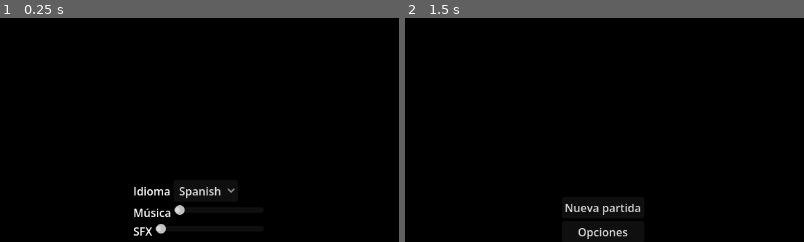
Above: before the commit, frames 1-2 (left to right).
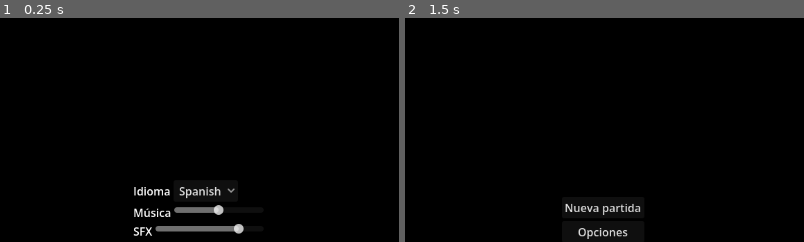
Above: after the commit, the same moments.

Repository: jordicompanym/20gc-02-breakout
Game: Godot game, scene res://escenas/pantallas/pantalla_opciones.tscn
Same seed, same stepped clock (60 frames per second), same inputs: the game is played once before the commit and once after it. This scene is started directly instead of the project's main scene.
Inputs (mouse positions are % of the whole screen's width and height, from its top left):
- Up to frame 1 (0.25 s): no input
- Up to frame 2 (1.5 s): click (56, 54) at 0.5 s; click "Volver" at 1.25 s
The pictures show only the part of the screen within x 25-75%, y 2-52%; the shares and areas given below are measured in that part.

The runs differ from the first frame. In frame 1, 1.0% of the frame differs, in the area x 39-62%, y 83-97%; in frame 2, nothing differs.

Commit message:
reorganizados los scripts de autoload, ahora existen 2 scripts, uno que se encarga del game state, y otro que se encarga de la gestión de la configuración, este último es reciclable entre proyectos

Diff:
--- a/configuraciones/configuracion.cfg
+++ b/configuraciones/configuracion.cfg
@@ -3,8 +3,8 @@
 dificultad=1
 
 [audio]
-volumen_musica=0.8
-volumen_sfx=1.0
+volumen_musica=50
+volumen_sfx=75
 
 [video]
 pantalla_completa=false
--- a/escenas/botones/nueva_partida.gd
+++ b/escenas/botones/nueva_partida.gd
@@ -1,4 +1,4 @@
 extends Button
 
 func _on_pressed() -> void:
-	Gamestate.nueva_partida()
+	EstadoJuego.nueva_partida()
--- a/escenas/botones/opciones.gd
+++ b/escenas/botones/opciones.gd
@@ -1,4 +1,4 @@
 extends Button
 
 func _on_pressed() -> void:
-	Gamestate.abrir_opciones()
+	EstadoJuego.abrir_opciones()
--- a/escenas/botones/salir.gd
+++ b/escenas/botones/salir.gd
@@ -1,4 +1,4 @@
 extends Button
 
 func _on_pressed() -> void:
-	Gamestate.salir()
+	EstadoJuego.salir()
--- a/escenas/pantallas/pantalla_opciones.gd
+++ b/escenas/pantallas/pantalla_opciones.gd
@@ -1,66 +1,41 @@
 extends Control
 
-var _idiomas : Array
-var _idioma_actual : String
-var _vol_musica_actual : float
-var _vol_sfx_actual : float
-var _pantalla_completa_actual : bool
-var _nuevo_idioma : String
-var _nueva_dificultad : int
-var _nuevo_vol_musica : float
-var _nuevo_vol_sfx : float
-var _nuevo_pantalla_completa : bool
-
-
 func _ready() -> void:
-	_recuperar_configuracion()
 	_rellenar_controles()
 
-func _recuperar_configuracion():
-	## rellenar combo idiomas
-	_idiomas = Gamestate.lista_idiomas_disponibles()
-	_idioma_actual = Gamestate.idioma_cfg()
-	_vol_musica_actual = Gamestate.volumen_musica_cfg()
-	_vol_sfx_actual = Gamestate.volumen_sfx_cfg()
-	_pantalla_completa_actual = Gamestate.pantalla_completa_cfg()
+func _rellenar_controles() -> void:
+	var _idioma = Configuracion.cfg_actual.get_value("juego","idioma","es")
+	var _dificultad = Configuracion.cfg_actual.get_value("juego","dificultad",2)
+	var _vol_musica = Configuracion.cfg_actual.get_value("audio","volumen_musica",100)
+	var _vol_sfx = Configuracion.cfg_actual.get_value("audio","volumen_sfx",100)
+	var _pantalla_completa = Configuracion.cfg_actual.get_value("video","pantalla_completa",false)
+	for idioma in Configuracion.lista_idiomas_disponibles():
+		print_debug("Idioma: %s" % idioma)
+		$ColorRect/CenterContainer/VBoxContainer/HBoxContainer/select_idioma.add_item(idioma["nombre"], idioma["id"])
+		if idioma["codigo"] == _idioma:
+			$ColorRect/CenterContainer/VBoxContainer/HBoxContainer/select_idioma.select(idioma["id"])
+	$ColorRect/CenterContainer/VBoxContainer/HBoxContainer3/vol_musica.value = _vol_musica
+	$ColorRect/CenterContainer/VBoxContainer/HBoxContainer4/vol_sfx.value = _vol_sfx
+	$ColorRect/CenterContainer/VBoxContainer/HBoxContainer2/select_pantalla_completa.button_pressed = _pantalla_completa
 
-func _rellenar_controles():
-	for idioma in _idiomas:
-		print_debug(idioma)
-		print_debug(_idioma_actual)
-		$ColorRect/CenterContainer/VBoxContainer/HBoxContainer/select_idioma.add_item(idioma["nombre"], idioma["id"])
-		if idioma["codigo"] == _idioma_actual:
-			$ColorRect/CenterContainer/VBoxContainer/HBoxContainer/select_idioma.select(idioma["id"])
-	$ColorRect/CenterContainer/VBoxContainer/HBoxContainer3/vol_musica.value = _vol_musica_actual
-	$ColorRect/CenterContainer/VBoxContainer/HBoxContainer4/vol_sfx.value = _vol_sfx_actual
-	$ColorRect/CenterContainer/VBoxContainer/HBoxContainer2/select_pantalla_completa.button_pressed = _pantalla_completa_actual
-
-func _cambiado_idioma(index : int):
-	## guardar idioma seleccionado
-	for idioma in _idiomas:
+func _cambiado_idioma(index : int) -> void:
+	for idioma in Configuracion.lista_idiomas_disponibles():
 		var id = idioma["id"]
 		if id == index:
-			_nuevo_idioma = idioma["codigo"]
+			Configuracion.actualizar_cfg("juego", "idioma", idioma["codigo"])
 
-func _cambiada_vol_musica(nuevo : float):
-	_nuevo_vol_musica = nuevo
+func _cambiada_vol_musica(nuevo : float) -> void:
+	Configuracion.actualizar_cfg("audio", "volumen_musica", nuevo)
 
-func _cambiada_vol_sfx(nuevo : float):
-	_nuevo_vol_sfx = nuevo
+func _cambiada_vol_sfx(nuevo : float) -> void:
+	Configuracion.actualizar_cfg("audio", "volumen_sfx", nuevo)
 
-func _cambiada_pantalla_completa(nuevo : bool):
-	_nuevo_pantalla_completa = nuevo
+func _cambiada_pantalla_completa(nuevo : bool) -> void:
+	Configuracion.actualizar_cfg("video", "pantalla_completa", nuevo)
 
-func guardar():
-	var cfg = ConfigFile.new()
-	cfg.set_value("juego", "idioma", _nuevo_idioma)
-	cfg.set_value("juego", "dificultad", _nueva_dificultad)
-	cfg.set_value("audio", "volumen_musica", _nuevo_vol_musica)
-	cfg.set_value("audio", "volumen_sfx", _nuevo_vol_sfx)
-	cfg.set_value("video", "pantalla_completa", _nuevo_pantalla_completa)
-	cfg.save("user://configuracion.cfg")
-	#TranslationServer.set_locale(_nuevo_idioma)
+func guardar() -> void:
+	Configuracion.guardar_nueva_cfg()
 	volver()
 
-func volver():
+func volver() -> void:
 	get_tree().change_scene_to_file("res://escenas/pantallas/pantalla_inicial.tscn")
--- a/gamestate.gd
+++ /dev/null
@@ -1,79 +0,0 @@
-extends Node
-
-var puntuacion : int = 0
-var vidas : int = 5
-const RUTA_CONFIG := "user://configuracion.cfg"
-var configuracion := ConfigFile.new()
-
-# Called when the node enters the scene tree for the first time.
-func _ready() -> void:
-	## Aqui deberian ir las cargas de configuraciones.
-	var error := configuracion.load(RUTA_CONFIG) # si no existe, simplemente no carga nada
-	if error:
-		_generar_configuracion_defecto()
-	else:
-		_cargar_idioma()
-
-## Funcion para cargar el idioma de la configuracion
-func _cargar_idioma() -> void:
-	var idioma : String = configuracion.get_value("juego", "idioma", "es")
-	print_debug(idioma)
-	TranslationServer.set_locale(idioma)
-
-## Funcion para generar la configuracion por defecto
-func _generar_configuracion_defecto():
-	configuracion.load("res://configuraciones/configuracion.cfg")
-	configuracion.save(RUTA_CONFIG)
-	_cargar_idioma()
-
-##################################################
-## Funciones para la gestión principal del juego #
-##################################################
-
-func nueva_partida() -> void:
-	puntuacion = 0
-	vidas = 5
-	get_tree().change_scene_to_file("res://escenas/arena/arena.tscn")
-
-func continuar_partida() -> void:
-	get_tree().change_scene_to_file("res://escenas/arena/arena.tscn")
-
-func abrir_opciones() -> void:
-	get_tree().change_scene_to_file("res://escenas/pantallas/pantalla_opciones.tscn")
-
-func aumentar_puntuacion(puntos : int) -> void:
-	puntuacion += puntos
-
-func perder_vida() -> void:
-	vidas -= 1
-	if vidas <= 0:
-		get_tree().change_scene_to_file("res://escenas/pantallas/gameover.tscn")
-
-func salir() -> void:
-	get_tree().quit()
-
-func lista_idiomas_disponibles() -> Array:
-	var idiomas := TranslationServer.get_loaded_locales()
-	var literales : Array
-	var x := 0
-	for idioma in idiomas:
-		var item = {"id" : x, "codigo" : idioma, "nombre" : TranslationServer.get_locale_name(idioma)}
-		literales.append(item)
-		x += 1
-
-	return literales
-
-func idioma_cfg() -> String:
-	return configuracion.get_value("juego","idioma")
-
-func dificultad_cfg() -> String:
-	return configuracion.get_value("juego","dificultad")
-
-func volumen_musica_cfg() -> int:
-	return configuracion.get_value("audio","volumen_musica")
-
-func volumen_sfx_cfg() -> int:
-	return configuracion.get_value("audio","volumen_sfx")
-
-func pantalla_completa_cfg() -> bool:
-	return configuracion.get_value("video","pantalla_completa")
--- a/idiomas/traducciones.csv
+++ b/idiomas/traducciones.csv
@@ -13,3 +13,5 @@
 PANTALLA_COMPLETA,Pantalla completa,Full screen
 VOLVER,Volver,Return
 GUARDAR,Guardar,Save
+IDIOMA_ES,Español,Spanish
+IDIOMA_EN,Inglés,English
--- a/project.godot
+++ b/project.godot
@@ -17,7 +17,8 @@
 
 [autoload]
 
-Gamestate="*uid://cd1cynyavjgnt"
+Configuracion="*uid://cc3o28yy7ej7q"
+EstadoJuego="*uid://cd1cynyavjgnt"
 
 [internationalization]
 
--- /dev/null
+++ b/scripts/autoloads/configuracion.gd
@@ -0,0 +1,82 @@
+extends Node
+
+var cfg_actual := ConfigFile.new()
+var cfg_nueva := ConfigFile.new()
+var cfg_modificada : bool = false
+
+const RUTA_CONFIG := "user://configuracion.cfg"
+
+# Called when the node enters the scene tree for the first time.
+func _ready() -> void:
+	## Aqui deberian ir las cargas de cfges.
+	var error : Error = cfg_actual.load(RUTA_CONFIG) # si no existe, simplemente no carga nada
+	if error:
+		_generar_cfg_defecto()
+	else:
+		_cargar_nueva_cfg()
+
+###########################################################
+## Funciones públicas para la gestión de la configuración #
+###########################################################
+
+## Esta funcion devuelve un array de diccionarios con los idiomas disponibles, cada diccionario tiene el id, el codigo y el nombre del idioma
+func lista_idiomas_disponibles() -> Array:
+	var idiomas := TranslationServer.get_loaded_locales()
+	print_debug("Idiomas disponibles: %s" % idiomas)
+	var literales : Array
+	var x := 0
+	for idioma in idiomas:
+		var item = {"id" : x, "codigo" : idioma, "nombre" : TranslationServer.get_locale_name(idioma)}
+		literales.append(item)
+		x += 1
+	return literales
+
+func idioma_cfg() -> String:
+	return cfg_actual.get_value("juego","idioma","es")
+
+func dificultad_cfg() -> String:
+	return cfg_actual.get_value("juego","dificultad",2)
+
+func volumen_musica_cfg() -> int:
+	return cfg_actual.get_value("audio","volumen_musica",100)
+
+func volumen_sfx_cfg() -> int:
+	return cfg_actual.get_value("audio","volumen_sfx",100)
+
+func pantalla_completa_cfg() -> bool:
+	return cfg_actual.get_value("video","pantalla_completa",false)
+
+func actualizar_cfg(seccion: String, clave: String, valor) -> void:
+	cfg_nueva.set_value(seccion, clave, valor)
+	cfg_modificada = true
+
+func guardar_nueva_cfg() -> void:
+	if cfg_modificada:
+		cfg_nueva.save(RUTA_CONFIG)
+		cfg_actual.load(RUTA_CONFIG)
+		_cargar_nueva_cfg()
+
+###########################################################
+## Funciones privadas para la gestión de la configuración #
+###########################################################
+
+## Funcion para generar la cfg por defecto
+func _generar_cfg_defecto() -> void:
+	cfg_actual.load("res://configuraciones/configuracion.cfg")
+	cfg_actual.save(RUTA_CONFIG)
+	_cargar_nueva_cfg()
+
+## Funcion para cargar el idioma de la cfg
+func _cargar_nueva_cfg() -> void:
+	## esto carga en el server tranlation el idioma que haya en la configuración, si no hay nada, carga el español por defecto
+	TranslationServer.set_locale(cfg_actual.get_value("juego", "idioma", "es"))
+	## dificultad
+	## volumen de musica
+	## volumen de sfx
+	## pantalla completa
+
+## Funcion para copiar una cfg a otra
+func _copiar_cfg(origen: ConfigFile, destino: ConfigFile) -> void:
+	for seccion in origen.get_sections():
+		for clave in origen.get_section_keys(seccion):
+			destino.set_value(seccion, clave, origen.get_value(seccion, clave))
--- /dev/null
+++ b/scripts/autoloads/estado_juego.gd
@@ -0,0 +1,36 @@
+extends Node
+
+var puntuacion : int = 0
+var vidas : int = 5
+
+# Called when the node enters the scene tree for the first time.
+func _ready() -> void:
+	pass
+
+###########################################################
+## Funciones públicas para la gestión principal del juego #
+###########################################################
+func nueva_partida() -> void:
+	### reiniciar puntuacion y vidas
+	puntuacion = 0
+	vidas = 5
+	## cambiar a la escena de juego
+	get_tree().change_scene_to_file("res://escenas/arena/arena.tscn")
+
+func continuar_partida() -> void:
+	get_tree().change_scene_to_file("res://escenas/arena/arena.tscn")
+
+func abrir_opciones() -> void:
+	Configuracion._copiar_cfg(Configuracion.cfg_actual, Configuracion.cfg_nueva)
+	get_tree().change_scene_to_file("res://escenas/pantallas/pantalla_opciones.tscn")
+
+func aumentar_puntuacion(puntos : int) -> void:
+	puntuacion += puntos
+
+func perder_vida() -> void:
+	vidas -= 1
+	if vidas <= 0:
+		get_tree().change_scene_to_file("res://escenas/pantallas/gameover.tscn")
+
+func salir() -> void:
+	get_tree().quit()
Not shown, added: scripts/autoloads/configuracion.gd.uid
Renamed: gamestate.gd.uid -> scripts/autoloads/estado_juego.gd.uid
